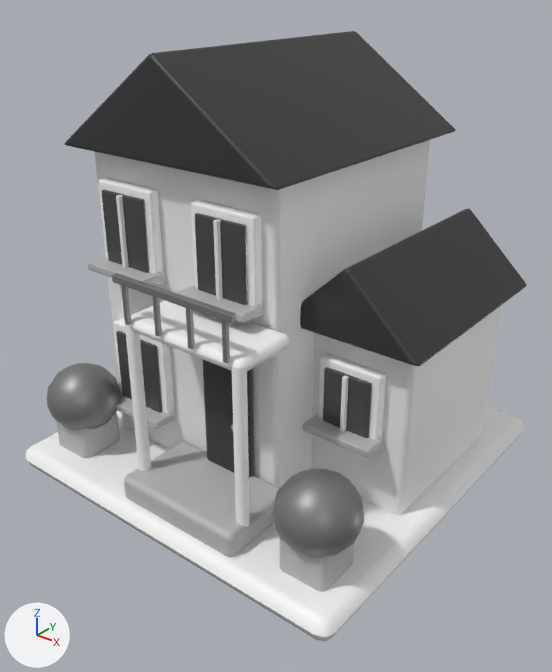
An edit to the Blender file models/city/big-house.blend, drawn before and after from the same camera.
Camera for both pictures: a 50 mm lens placed at (2.53, -3.23, 2.79), pointed at (0.06, -0.15, 0.88). The axes (+X, +Y, +Z) are drawn at lower left. The lights are the same throughout. The first picture is the older version.

Before the edit, the objects in view are built like this:
```python
ob_main_house = bpy.data.objects.new('Main house', me_cube_020)
ob_main_house.location = (-0.22, 0.13, 1.02)
ob_shrub = bpy.data.objects.new('Shrub', me_sphere_004)
ob_shrub.location = (-0.86, -0.84, 0.46)
ob_shrub.scale = (0.22, 0.22, 0.2)
ob_side_wing = bpy.data.objects.new('Side wing', me_cube_021)
ob_side_wing.location = (0.68, 0.25, 0.62)
ob_tall_roof = bpy.data.objects.new('Tall roof', me_tall_roof)
ob_tall_roof.location = (-0.22, 0.13, 1.92)
ob_window_glass = bpy.data.objects.new('Window glass', me_cube_023)
ob_window_glass.location = (-0.56, -0.658, 1.5)
ob_window_glass_001 = bpy.data.objects.new('Window glass.001', me_cube_027)
ob_window_glass_001.location = (0.13, -0.658, 1.5)
ob_window_glass_002 = bpy.data.objects.new('Window glass.002', me_cube_031)
ob_window_glass_002.location = (0.68, -0.338, 0.75)
ob_window_glass_003 = bpy.data.objects.new('Window glass.003', me_cube_035)
ob_window_glass_003.location = (-0.55, -0.658, 0.65)
ob_wing_roof = bpy.data.objects.new('Wing roof', me_wing_roof)
ob_wing_roof.location = (0.68, 0.25, 1.12)
# also in view: 'Porch column.001' at (0.48, -0.94, 0.7); 'Window surround' at (-0.56, -0.62, 1.5); 'Window sill.001' at (0.13, -0.69, 1.29); 'Window sill.002' at (0.68, -0.37, 0.58); 'Shrub.001' at (0.87, -0.84, 0.46)
```
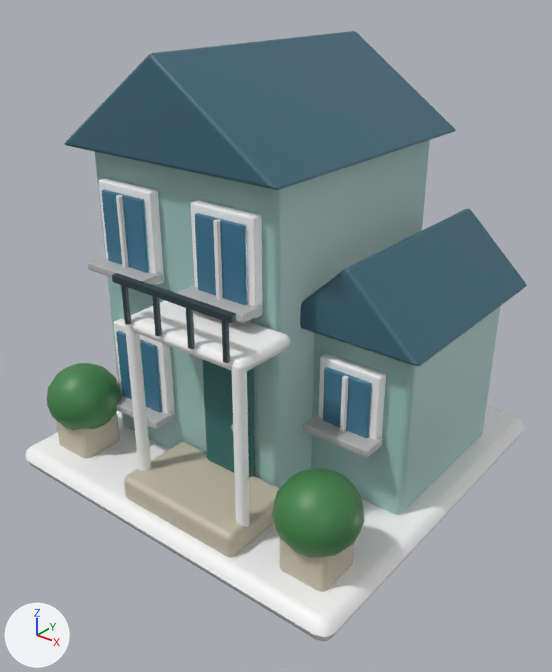
Edits to the bpy script that builds the scene:
```text
Add mat_leaves:
    mat_leaves = principled_material('Leaves')
    mat_leaves.base_color = (0.0545, 0.227, 0.0685)  # green #42834a
    mat_leaves.roughness = 0.45
Change me_cube_020:
    where me_cube_020.from_pydata(...)  # 56 vertices, 54 faces; spans x -0.64..0.64, y -0.73..0.73, z -0.9..0.9
    remove me_cube_020.materials.append(mat_chalk)  # white #efefef
    add me_cube_020.materials.append(mat_sage_blue_plaster)  # greyish cyan #9fc6c0
Change me_tall_roof:
    where me_tall_roof.from_pydata(...)  # 42 vertices, 41 faces; spans x -0.74..0.74, y -0.85..0.85, z 0.0..0.51
    remove me_tall_roof.materials.append(mat_ink)  # dark grey #353535
    add me_tall_roof.materials.append(mat_blue_slate_roof)  # dark cyan #3e6879
Change me_cube_021:
    where me_cube_021.from_pydata(...)  # 56 vertices, 54 faces; spans x -0.325..0.325, y -0.525..0.525, z -0.5..0.5
    remove me_cube_021.materials.append(mat_chalk)  # white #efefef
    add me_cube_021.materials.append(mat_sage_blue_plaster)  # greyish cyan #9fc6c0
Change me_wing_roof:
    where me_wing_roof.from_pydata(...)  # 42 vertices, 41 faces; spans x -0.412..0.412, y -0.65..0.65, z 0.0..0.39
    remove me_wing_roof.materials.append(mat_ink)  # dark grey #353535
    add me_wing_roof.materials.append(mat_blue_slate_roof)  # dark cyan #3e6879
Change me_cube_023:
    where me_cube_023.from_pydata(...)  # 56 vertices, 54 faces; spans x -0.16..0.16, y -0.014..0.014, z -0.21..0.21
    remove me_cube_023.materials.append(mat_window)  # dark grey #525252
    add me_cube_023.materials.append(mat_blue_windows)  # blue #447e9a
Change me_cube_027:
    where me_cube_027.from_pydata(...)  # 56 vertices, 54 faces; spans x -0.16..0.16, y -0.014..0.014, z -0.21..0.21
    remove me_cube_027.materials.append(mat_window)  # dark grey #525252
    add me_cube_027.materials.append(mat_blue_windows)  # blue #447e9a
Change me_cube_031:
    where me_cube_031.from_pydata(...)  # 56 vertices, 54 faces; spans x -0.14..0.14, y -0.014..0.014, z -0.17..0.17
    remove me_cube_031.materials.append(mat_window)  # dark grey #525252
    add me_cube_031.materials.append(mat_blue_windows)  # blue #447e9a
Change me_cube_035:
    where me_cube_035.from_pydata(...)  # 56 vertices, 54 faces; spans x -0.165..0.165, y -0.014..0.014, z -0.225..0.225
    remove me_cube_035.materials.append(mat_window)  # dark grey #525252
    add me_cube_035.materials.append(mat_blue_windows)  # blue #447e9a
Change me_cube_038:
    where me_cube_038.from_pydata(...)  # 56 vertices, 54 faces; spans x -0.16..0.16, y -0.04..0.04, z -0.41..0.41
    remove me_cube_038.materials.append(mat_ink)  # dark grey #353535
    add me_cube_038.materials.append(mat_teal_door)  # dark cyan #296a68
Change me_cube_041:
    where me_cube_041.from_pydata(...)  # 56 vertices, 54 faces; spans x -0.013..0.013, y -0.013..0.013, z -0.11..0.11
    remove me_cube_041.materials.append(mat_metal)  # grey #868686
    add me_cube_041.materials.append(mat_dark_metal)  # dark cyan #394b50
Change me_cube_042:
    where me_cube_042.from_pydata(...)  # 56 vertices, 54 faces; spans x -0.013..0.013, y -0.013..0.013, z -0.11..0.11
    remove me_cube_042.materials.append(mat_metal)  # grey #868686
    add me_cube_042.materials.append(mat_dark_metal)  # dark cyan #394b50
Change me_cube_043:
    where me_cube_043.from_pydata(...)  # 56 vertices, 54 faces; spans x -0.013..0.013, y -0.013..0.013, z -0.11..0.11
    remove me_cube_043.materials.append(mat_metal)  # grey #868686
    add me_cube_043.materials.append(mat_dark_metal)  # dark cyan #394b50
Change me_cube_044:
    where me_cube_044.from_pydata(...)  # 56 vertices, 54 faces; spans x -0.013..0.013, y -0.013..0.013, z -0.11..0.11
    remove me_cube_044.materials.append(mat_metal)  # grey #868686
    add me_cube_044.materials.append(mat_dark_metal)  # dark cyan #394b50
Change me_cube_045:
    where me_cube_045.from_pydata(...)  # 56 vertices, 54 faces; spans x -0.39..0.39, y -0.018..0.018, z -0.02..0.02
    remove me_cube_045.materials.append(mat_metal)  # grey #868686
    add me_cube_045.materials.append(mat_dark_metal)  # dark cyan #394b50
Change me_sphere_004:
    where me_sphere_004.from_pydata(...)  # 114 vertices, 128 faces; spans x -1.0..1.0, y -1.0..1.0, z -1.0..1.0
    used by ob_shrub; location = (-0.86, -0.84, 0.46); scale = (0.22, 0.22, 0.2)
    me_sphere_004 part 1: 128 faces spanning x -1.0..1.0, y -1.0..1.0, z -1.0..1.0 switch from mat_metal (grey #868686) to mat_leaves (green #42834a)
Change me_sphere_005:
    where me_sphere_005.from_pydata(...)  # 114 vertices, 128 faces; spans x -1.0..1.0, y -1.0..1.0, z -1.0..1.0
    used by ob_shrub_001; location = (0.87, -0.84, 0.46); scale = (0.22, 0.22, 0.2)
    me_sphere_005 part 2: 128 faces spanning x -1.0..1.0, y -1.0..1.0, z -1.0..1.0 switch from mat_metal (grey #868686) to mat_leaves (green #42834a)
```

What differs and where, as boxes (x1, y1, x2, y2) in the pictures (552 x 672 px):
'Tall roof', recoloured (dark grey to dark cyan): (64, 31, 456, 190) in both
'Main house', recoloured (darker): (95, 140, 430, 488) in both
'Wing roof', recoloured (dark grey to dark cyan): (300, 209, 527, 366) in both
'Side wing', recoloured (darker): (311, 307, 500, 515) in both
'Window glass.001', recoloured (dark grey to blue): (195, 213, 248, 305) in both
'Door', recoloured (dark grey to dark cyan): (202, 359, 254, 477) in both
'Window glass', recoloured (dark grey to blue): (101, 189, 150, 273) in both
'Window glass.002', recoloured (dark grey to blue): (323, 367, 372, 438) in both
'Window glass.003', recoloured (dark grey to blue): (116, 331, 162, 413) in both
'Railing top', recoloured (grey to dark cyan): (112, 273, 236, 323) in both
'Balcony rail.003', recoloured (grey to dark cyan): (222, 321, 230, 363) in both
'Balcony rail.002', recoloured (darker): (186, 308, 195, 350) in both
'Balcony rail.001', recoloured (darker): (152, 296, 162, 337) in both
'Balcony rail', recoloured (darker): (121, 285, 131, 325) in both
part 1 of me_sphere_004, recoloured (grey to green): (47, 363, 121, 430) in both
part 2 of me_sphere_005, recoloured (grey to green): (272, 469, 364, 558) in both
